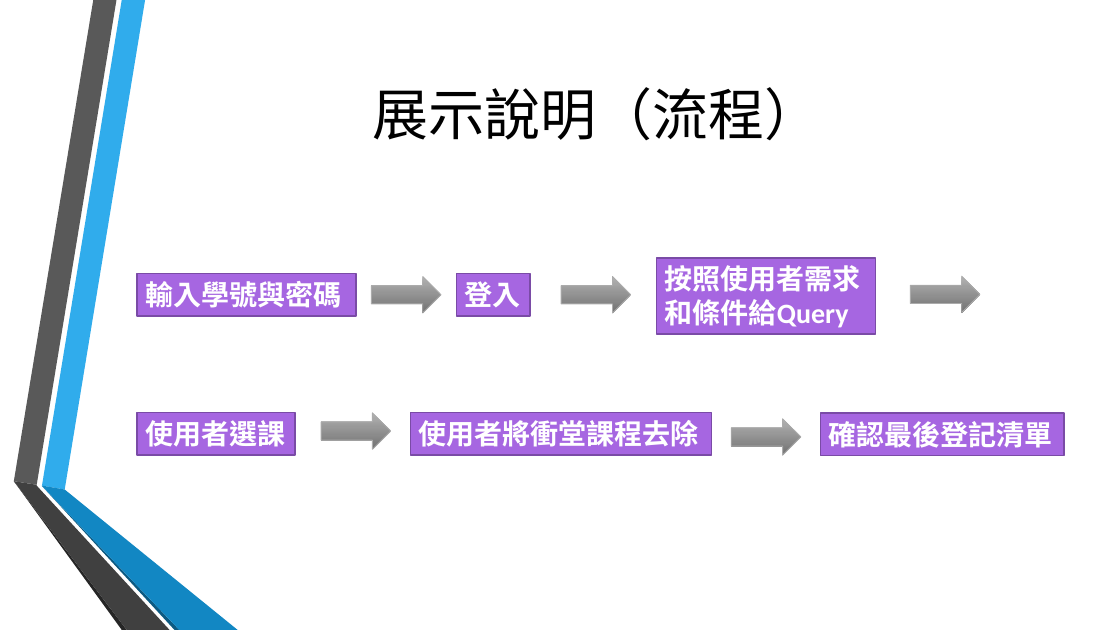
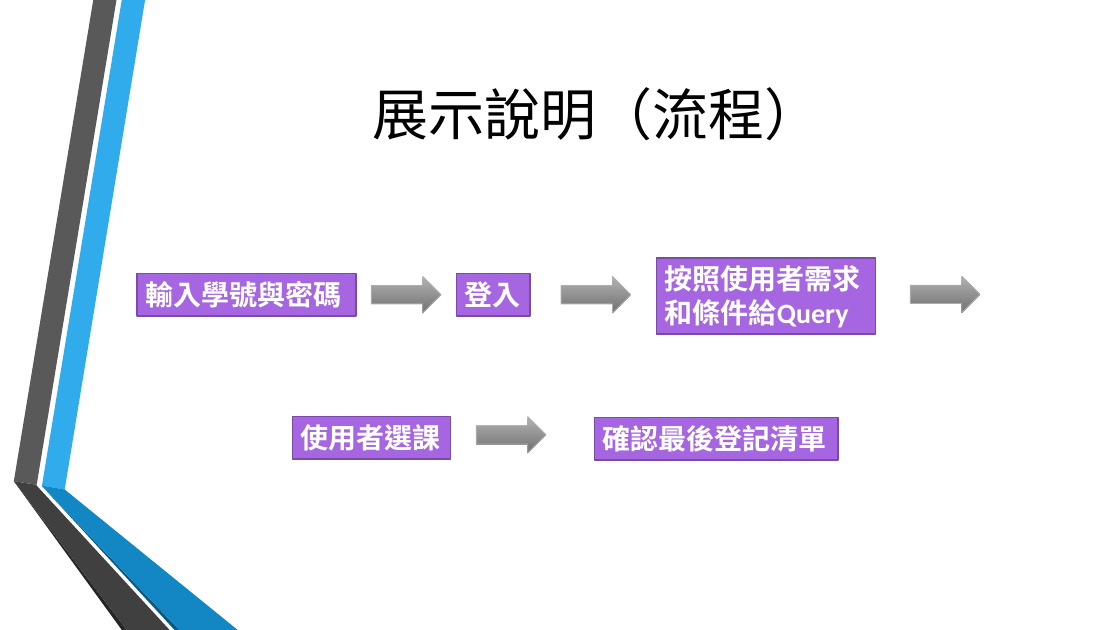
Before and after one commit to TeamTOS/courseSelecting, a slide deck: slide 9 of 期末結案.pptx. Drawn at 1120x630 pixels with LibreOffice and Linux fonts; fonts in the diff are those of the drawing; background and template pictures are left out. Boxes give left, top, right and bottom in pixels: in the first picture for what was removed or moved away, otherwise in the second. Text is boxed around its words. In the diff, an @@ line names an element or a change of style, - is before the commit and + after.

Commit message:
期末結案ver1.1

```diff
--- a/期末結案.pptx
+++ b/期末結案.pptx
@@ rectangle "使用者選課" moved from (x1=137, y1=413, x2=295, y2=455) to (x1=292, y1=417, x2=450, y2=459) @@
@@ rectangle removed at (x1=411, y1=413, x2=712, y2=455) @@
-使用者將衝堂課程去除
@@ right arrow moved from (x1=321, y1=413, x2=391, y2=449) to (x1=476, y1=417, x2=546, y2=453) @@
@@ rectangle "確認最後登記清單" moved from (x1=821, y1=413, x2=1065, y2=455) to (x1=595, y1=418, x2=839, y2=460) @@
@@ right arrow removed at (x1=732, y1=418, x2=802, y2=455) @@
```
Also in this commit, not shown: 7 other slides changed, 8 slides added.
